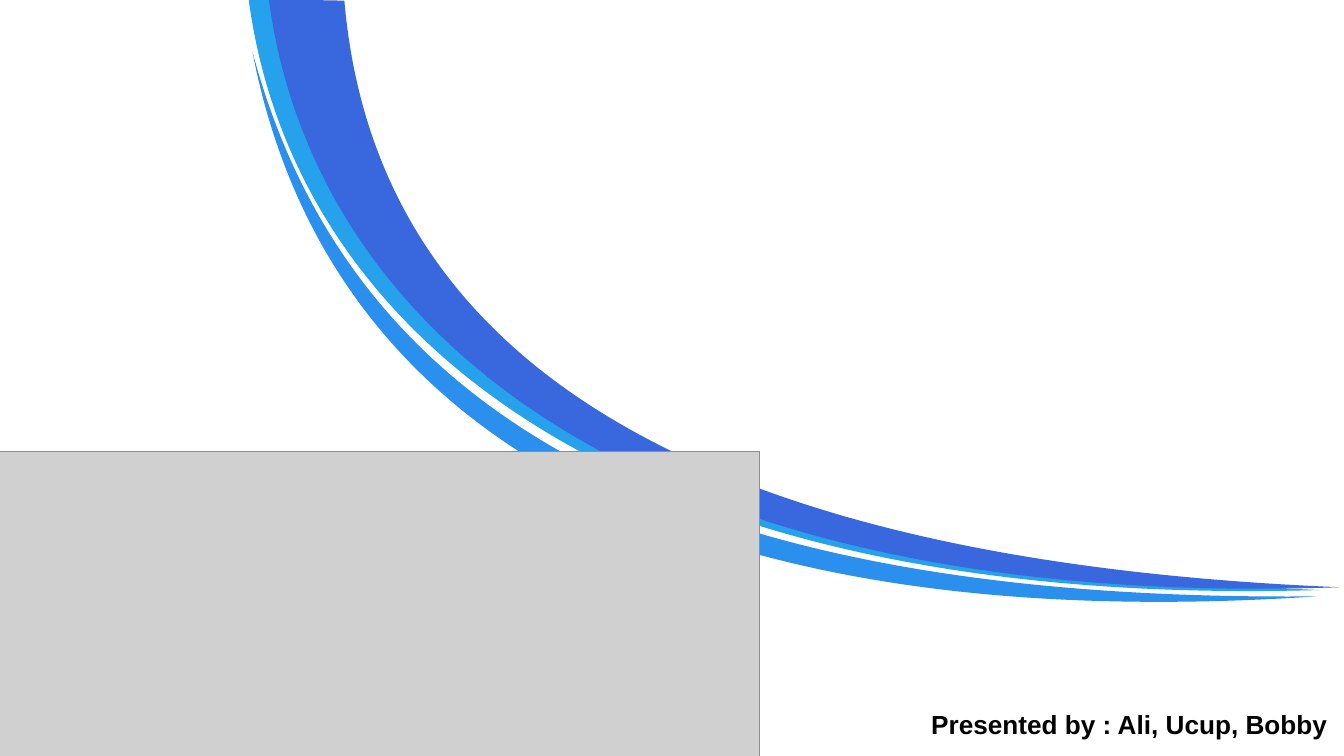
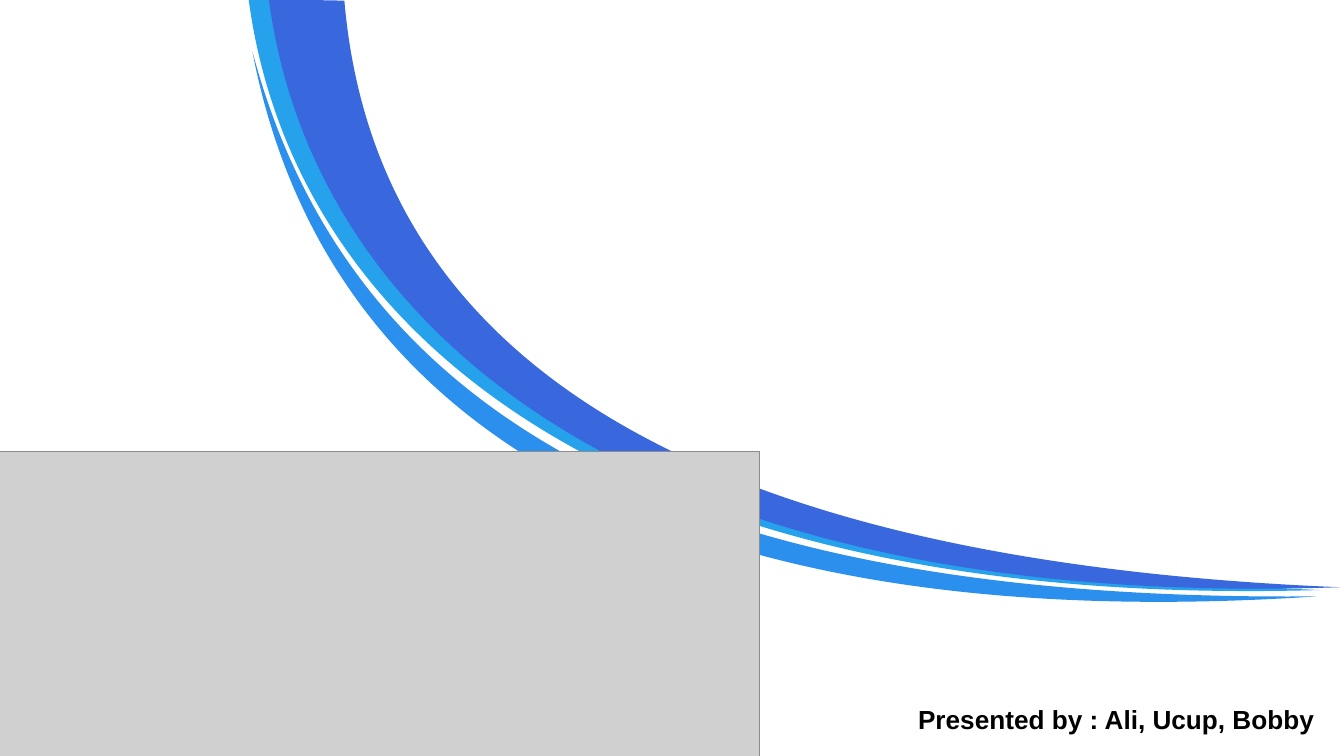
Before and after one commit to yusufiassidiq/D-Translate, a slide deck: slide 1 of dokumentasi/Slide.pptx. Drawn at 1344x756 pixels with LibreOffice and Linux fonts; fonts in the diff are those of the drawing; grey boxes stand for pictures; background and template pictures are left out. Boxes give left, top, right and bottom in pixels: in the first picture for what was removed or moved away, otherwise in the second. Text is boxed around its words. In the diff, an @@ line names an element or a change of style, - is before the commit and + after.

```diff
--- a/dokumentasi/Slide.pptx
+++ b/dokumentasi/Slide.pptx
@@ text "Presented by : Ali, Ucup, ...": place and size @@
-text "Presented by : Ali, Ucup, ..." at <box>931,715,1327,740</box>
+text "Presented by : Ali, Ucup, ..." at <box>918,710,1313,735</box>
```
Also in this commit, not shown: 1 other slide changed, 5 slides added, 2 slides removed, 5 other files.
